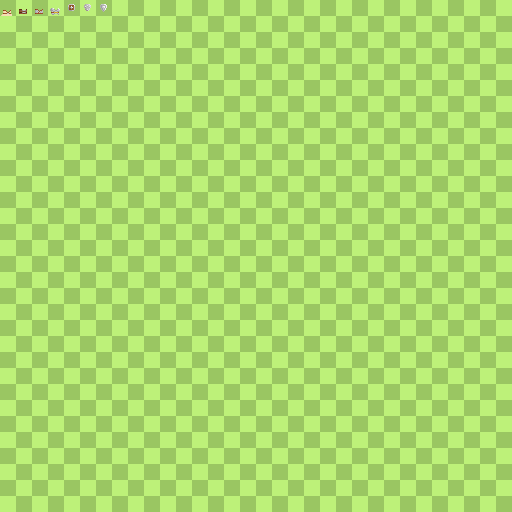
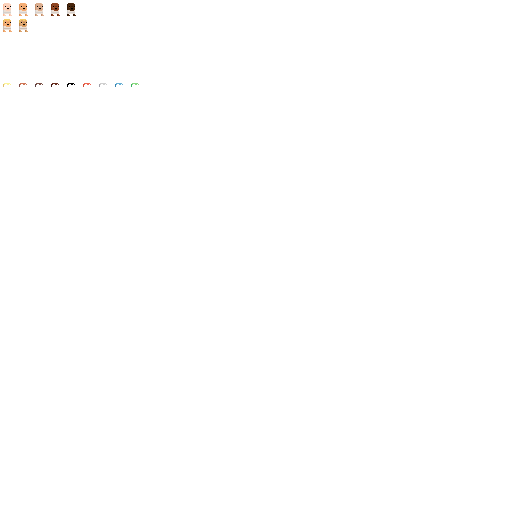
Before/after of a (512, 512) layered artwork. What changed in the layer stack:
hid "shields" over [68, 4, 107, 12]
hid "armor" over [1, 8, 60, 16]
added layer "hair" above "body" over [3, 83, 139, 87]
renamed "person" to "body", showed it, painted on it over [2, 3, 76, 32]
hid "bg" over [0, 0, 512, 512]
